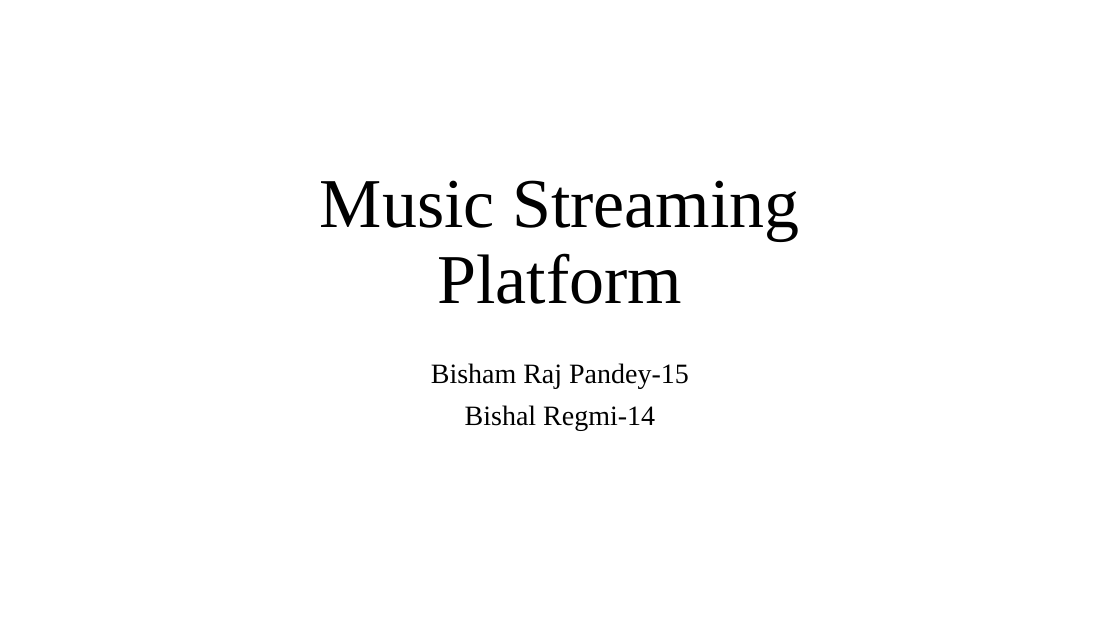
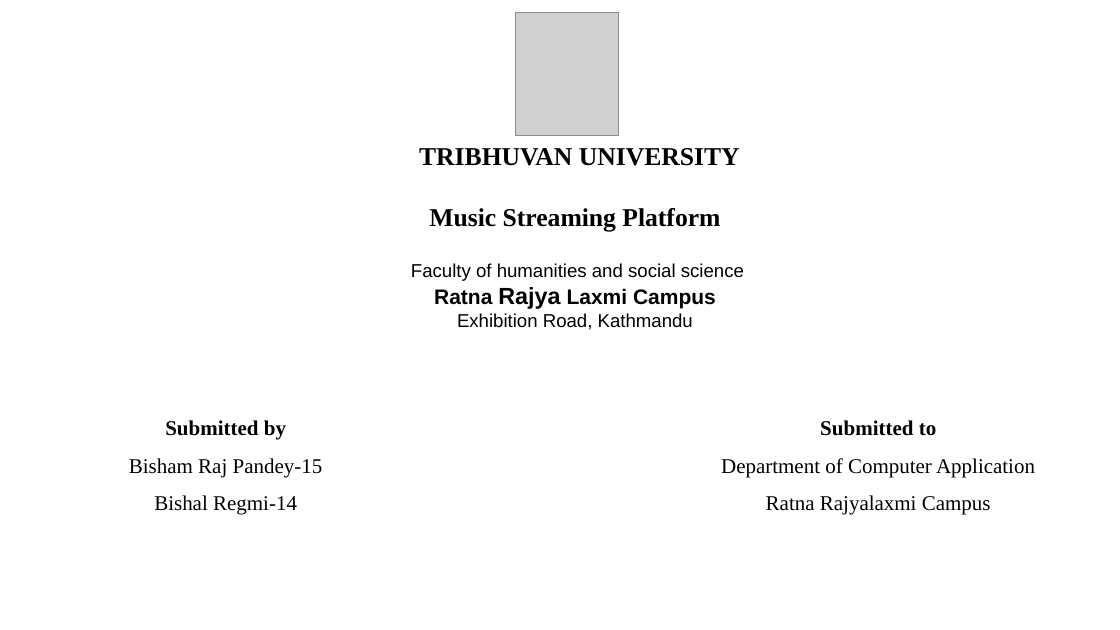
Before and after one commit to Hellsrest/Spotify-clone, a slide deck: slide 1 of proposal-defence/Music-streaming-platform-Project Proposal .pptx. Drawn at 1120x630 pixels with LibreOffice and Linux fonts; fonts in the diff are those of the drawing; grey boxes stand for pictures. Boxes give left, top, right and bottom in pixels: in the first picture for what was removed or moved away, otherwise in the second. Text is boxed around its words. In the diff, an @@ line names an element or a change of style, - is before the commit and + after.

```diff
--- a/proposal-defence/Music-streaming-platform-Project Proposal .pptx
+++ b/proposal-defence/Music-streaming-platform-Project Proposal .pptx
@@ picture added at <box>516,13,618,135</box> @@
@@ text added at <box>419,148,740,166</box>, 22 pt, text #000000, bold @@
+TRIBHUVAN UNIVERSITY
@@ text "Music Streaming Platform": place and size @@
-text "Music Streaming Platform" at <box>320,180,799,304</box>
+text "Music Streaming Platform" at <box>429,208,720,232</box>
@@ text "Music Streaming Platform" at <box>429,208,720,232</box>: size 60 to 22 pt, bold on; line spacing 0.9 to 1; vertical alignment bottom to middle @@
@@ text added at <box>411,263,744,330</box>, 16 pt, text #000000 @@
+Faculty of humanities and social science
+Ratna Rajya Laxmi Campus
+Exhibition Road, Kathmandu
@@ text at <box>129,420,323,515</box>: text changed; size 24 to 18 pt @@
-Bisham Raj Pandey-15
-Bishal Regmi-14
+Submitted by
+Bisham Raj Pandey-15
+Bishal Regmi-14
@@ text added at <box>721,420,1035,515</box>, 18 pt, text #000000 @@
+Submitted to
+Department of Computer Application
+Ratna Rajyalaxmi Campus
```
Also in this commit, not shown: 6 other slides changed, 3 slides added, 1 slide removed, 13 other files.
